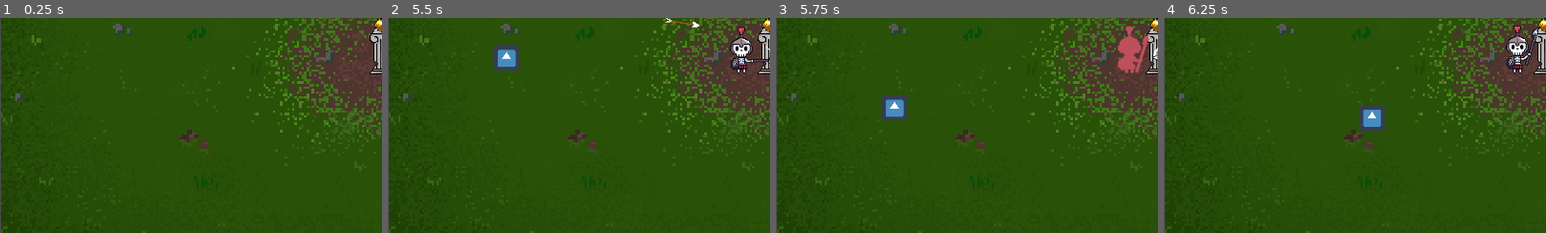
Above: before the commit, frames 1-4 (left to right).
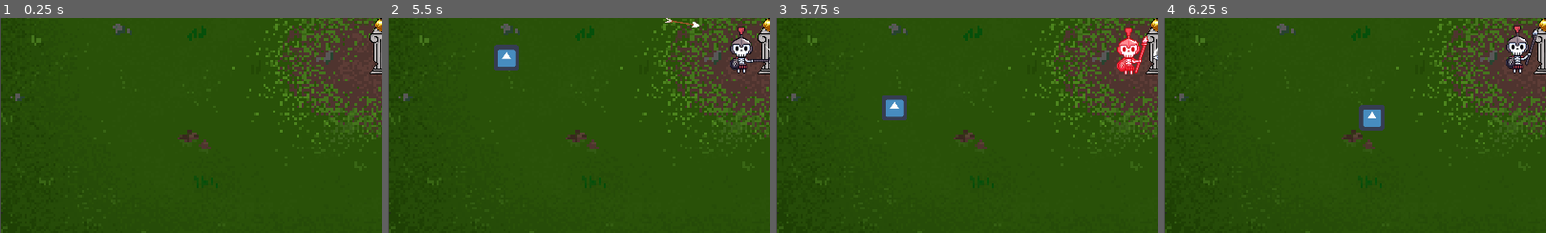
Above: after the commit, the same moments.

Repository: moisesjbc/atalanta-golden-odyssey
Game: Godot game, scene res://gameplay/main_stable/main_stable.tscn
The game is run twice, just before and just after one commit, with the same random seed, the same clock (stepped at 60 frames per second) and the same inputs. The engine's default icon, where the game draws it, is replaced by a stand-in: a white triangle on a blue panel in a dark square.
Inputs (mouse positions are % of the whole screen's width and height, from its top left):
- Up to frame 1 (0.25 s): no input
- Up to frame 2 (5.5 s): tap Enter at 0.5 s; move the mouse to (72, 45) at 0.52 s; hold Right (ui_right) 0.53-1.28 s; click (72, 45) at 0.67 s; move the mouse to (30, 55) at 1.27 s; hold Down (ui_down) 1.28-2.03 s; move the mouse to (60, 28) at 2.02 s; hold Right (ui_right) 2.03-2.78 s; move the mouse to (45, 70) at 2.77 s; hold Up (ui_up) 2.78-3.53 s; click (45, 70) at 2.92 s; move the mouse to (80, 65) at 3.52 s; hold Left (ui_left) 3.53-5.03 s; move the mouse to (20, 35) at 4.27 s; move the mouse to (55, 50) at 5.02 s; hold Down (ui_down) from 5.03 s (still down); click (55, 50) at 5.17 s
- Up to frame 3 (5.75 s): keep holding Down (ui_down)
- Up to frame 4 (6.25 s): move the mouse to (35, 25) at 5.77 s; release Down (ui_down) at 5.78 s; hold Right (ui_right) from 5.78 s (still down)
The pictures show only the part of the screen within x 0-50%, y 44-94%; the shares and areas given below are measured in that part.

Frames 1-2 are identical in both runs. In frame 3, 1.1% of the frame differs, in the area x 89-98%, y 3-27%; in frame 4, nothing differs.

Commit message:
Add updated skeleton hurt animation

Diff:
--- a/godot-project/gameplay/Enemy/Enemy1.tscn
+++ b/godot-project/gameplay/Enemy/Enemy1.tscn
@@ -25,8 +25,157 @@
 [ext_resource path="res://gameplay/Enemy/animations/skeleton/dead/sceleton dead3.png" type="Texture" id=23]
 [ext_resource path="res://gameplay/Enemy/animations/skeleton/dead/sceleton dead8.png" type="Texture" id=24]
 [ext_resource path="res://gameplay/Enemy/animations/skeleton/dead/sceleton dead2.png" type="Texture" id=25]
-[ext_resource path="res://gameplay/Enemy/animations/skeleton/hurt/sceleton hurt2.png" type="Texture" id=26]
-[ext_resource path="res://gameplay/Enemy/animations/skeleton/hurt/sceleton hurt1.png" type="Texture" id=27]
+[ext_resource path="res://gameplay/Enemy/animations/skeleton/hurt/hurt.png" type="Texture" id=26]
+
+[sub_resource type="AtlasTexture" id=4]
+flags = 4
+atlas = ExtResource( 26 )
+region = Rect2( 0, 0, 64, 64 )
+
+[sub_resource type="AtlasTexture" id=5]
+flags = 4
+atlas = ExtResource( 26 )
+region = Rect2( 64, 0, 64, 64 )
+
+[sub_resource type="AtlasTexture" id=6]
+flags = 4
+atlas = ExtResource( 26 )
+region = Rect2( 128, 0, 64, 64 )
+
+[sub_resource type="AtlasTexture" id=7]
+flags = 4
+atlas = ExtResource( 26 )
+region = Rect2( 192, 0, 64, 64 )
+
+[sub_resource type="AtlasTexture" id=8]
+flags = 4
+atlas = ExtResource( 26 )
+region = Rect2( 256, 0, 64, 64 )
+
+[sub_resource type="AtlasTexture" id=9]
+flags = 4
+atlas = ExtResource( 26 )
+region = Rect2( 320, 0, 64, 64 )
+
+[sub_resource type="AtlasTexture" id=10]
+flags = 4
+atlas = ExtResource( 26 )
+region = Rect2( 0, 64, 64, 64 )
+
+[sub_resource type="AtlasTexture" id=11]
+flags = 4
+atlas = ExtResource( 26 )
+region = Rect2( 64, 64, 64, 64 )
+
+[sub_resource type="AtlasTexture" id=12]
+flags = 4
+atlas = ExtResource( 26 )
+region = Rect2( 128, 64, 64, 64 )
+
+[sub_resource type="AtlasTexture" id=13]
+flags = 4
+atlas = ExtResource( 26 )
+region = Rect2( 192, 64, 64, 64 )
+
+[sub_resource type="AtlasTexture" id=14]
+flags = 4
+atlas = ExtResource( 26 )
+region = Rect2( 256, 64, 64, 64 )
+
+[sub_resource type="AtlasTexture" id=15]
+flags = 4
+atlas = ExtResource( 26 )
+region = Rect2( 320, 64, 64, 64 )
+
+[sub_resource type="AtlasTexture" id=16]
+flags = 4
+atlas = ExtResource( 26 )
+region = Rect2( 0, 128, 64, 64 )
+
+[sub_resource type="AtlasTexture" id=17]
+flags = 4
+atlas = ExtResource( 26 )
+region = Rect2( 64, 128, 64, 64 )
+
+[sub_resource type="AtlasTexture" id=18]
+flags = 4
+atlas = ExtResource( 26 )
+region = Rect2( 128, 128, 64, 64 )
+
+[sub_resource type="AtlasTexture" id=19]
+flags = 4
+atlas = ExtResource( 26 )
+region = Rect2( 192, 128, 64, 64 )
+
+[sub_resource type="AtlasTexture" id=20]
+flags = 4
+atlas = ExtResource( 26 )
+region = Rect2( 256, 128, 64, 64 )
+
+[sub_resource type="AtlasTexture" id=21]
+flags = 4
+atlas = ExtResource( 26 )
+region = Rect2( 320, 128, 64, 64 )
+
+[sub_resource type="AtlasTexture" id=22]
+flags = 4
+atlas = ExtResource( 26 )
+region = Rect2( 0, 192, 64, 64 )
+
+[sub_resource type="AtlasTexture" id=23]
+flags = 4
+atlas = ExtResource( 26 )
+region = Rect2( 64, 192, 64, 64 )
+
+[sub_resource type="AtlasTexture" id=24]
+flags = 4
+atlas = ExtResource( 26 )
+region = Rect2( 128, 192, 64, 64 )
+
+[sub_resource type="AtlasTexture" id=25]
+flags = 4
+atlas = ExtResource( 26 )
+region = Rect2( 192, 192, 64, 64 )
+
+[sub_resource type="AtlasTexture" id=26]
+flags = 4
+atlas = ExtResource( 26 )
+region = Rect2( 256, 192, 64, 64 )
+
+[sub_resource type="AtlasTexture" id=27]
+flags = 4
+atlas = ExtResource( 26 )
+region = Rect2( 320, 192, 64, 64 )
+
+[sub_resource type="AtlasTexture" id=28]
+flags = 4
+atlas = ExtResource( 26 )
+region = Rect2( 0, 256, 64, 64 )
+
+[sub_resource type="AtlasTexture" id=29]
+flags = 4
+atlas = ExtResource( 26 )
+region = Rect2( 64, 256, 64, 64 )
+
+[sub_resource type="AtlasTexture" id=30]
+flags = 4
+atlas = ExtResource( 26 )
+region = Rect2( 128, 256, 64, 64 )
+
+[sub_resource type="AtlasTexture" id=31]
+flags = 4
+atlas = ExtResource( 26 )
+region = Rect2( 192, 256, 64, 64 )
+
+[sub_resource type="AtlasTexture" id=32]
+flags = 4
+atlas = ExtResource( 26 )
+region = Rect2( 256, 256, 64, 64 )
+
+[sub_resource type="AtlasTexture" id=33]
+flags = 4
+atlas = ExtResource( 26 )
+region = Rect2( 320, 256, 64, 64 )
 
 [sub_resource type="SpriteFrames" id=2]
 animations = [ {
@@ -40,7 +189,7 @@
 "name": "dying",
 "speed": 5.0
 }, {
-"frames": [ ExtResource( 27 ), ExtResource( 26 ) ],
+"frames": [ SubResource( 4 ), SubResource( 5 ), SubResource( 6 ), SubResource( 7 ), SubResource( 8 ), SubResource( 9 ), SubResource( 10 ), SubResource( 11 ), SubResource( 12 ), SubResource( 13 ), SubResource( 14 ), SubResource( 15 ), SubResource( 16 ), SubResource( 17 ), SubResource( 18 ), SubResource( 19 ), SubResource( 20 ), SubResource( 21 ), SubResource( 22 ), SubResource( 23 ), SubResource( 24 ), SubResource( 25 ), SubResource( 26 ), SubResource( 27 ), SubResource( 28 ), SubResource( 29 ), SubResource( 30 ), SubResource( 31 ), SubResource( 32 ), SubResource( 33 ) ],
 "loop": false,
 "name": "hurt",
 "speed": 10.0
Not shown: 1 places in godot-project/gameplay/Enemy/Enemy1.tscn that only renumber resources
Binary file added: godot-project/gameplay/Enemy/animations/ghost/attack/espiritu attack.aseprite
Binary file added: godot-project/gameplay/Enemy/animations/ghost/idle/espiritu idle1.png
Not shown, added: godot-project/gameplay/Enemy/animations/ghost/idle/espiritu idle1.png.import
Binary file added: godot-project/gameplay/Enemy/animations/ghost/idle/espiritu idle2.png
Not shown, added: godot-project/gameplay/Enemy/animations/ghost/idle/espiritu idle2.png.import
Binary file added: godot-project/gameplay/Enemy/animations/ghost/idle/espiritu idle3.png
Not shown, added: godot-project/gameplay/Enemy/animations/ghost/idle/espiritu idle3.png.import
Binary file added: godot-project/gameplay/Enemy/animations/ghost/idle/espiritu idle4.png
Not shown, added: godot-project/gameplay/Enemy/animations/ghost/idle/espiritu idle4.png.import
Binary file added: godot-project/gameplay/Enemy/animations/ghost/idle/espiritu idle5.png
Not shown, added: godot-project/gameplay/Enemy/animations/ghost/idle/espiritu idle5.png.import
(and 12 more such lines)
